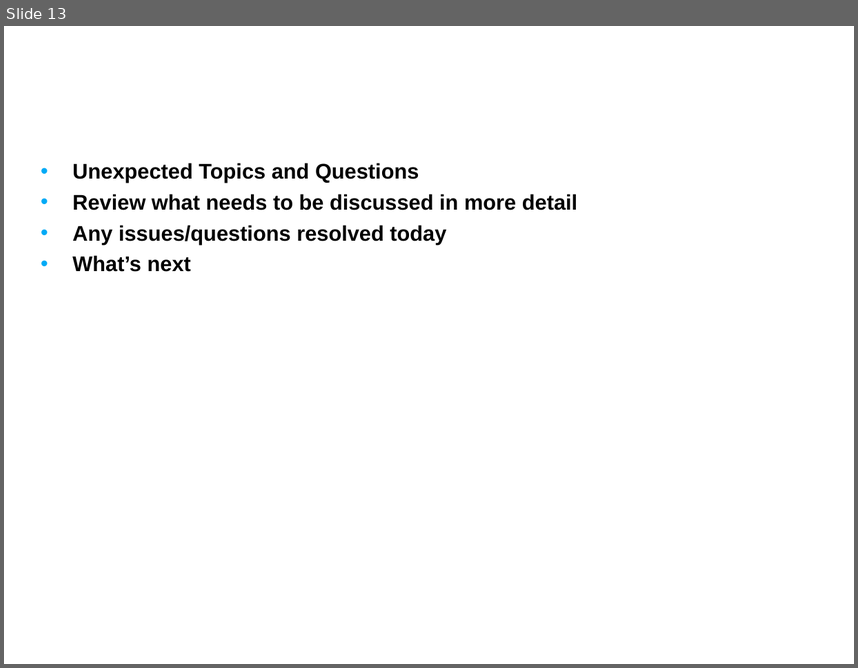
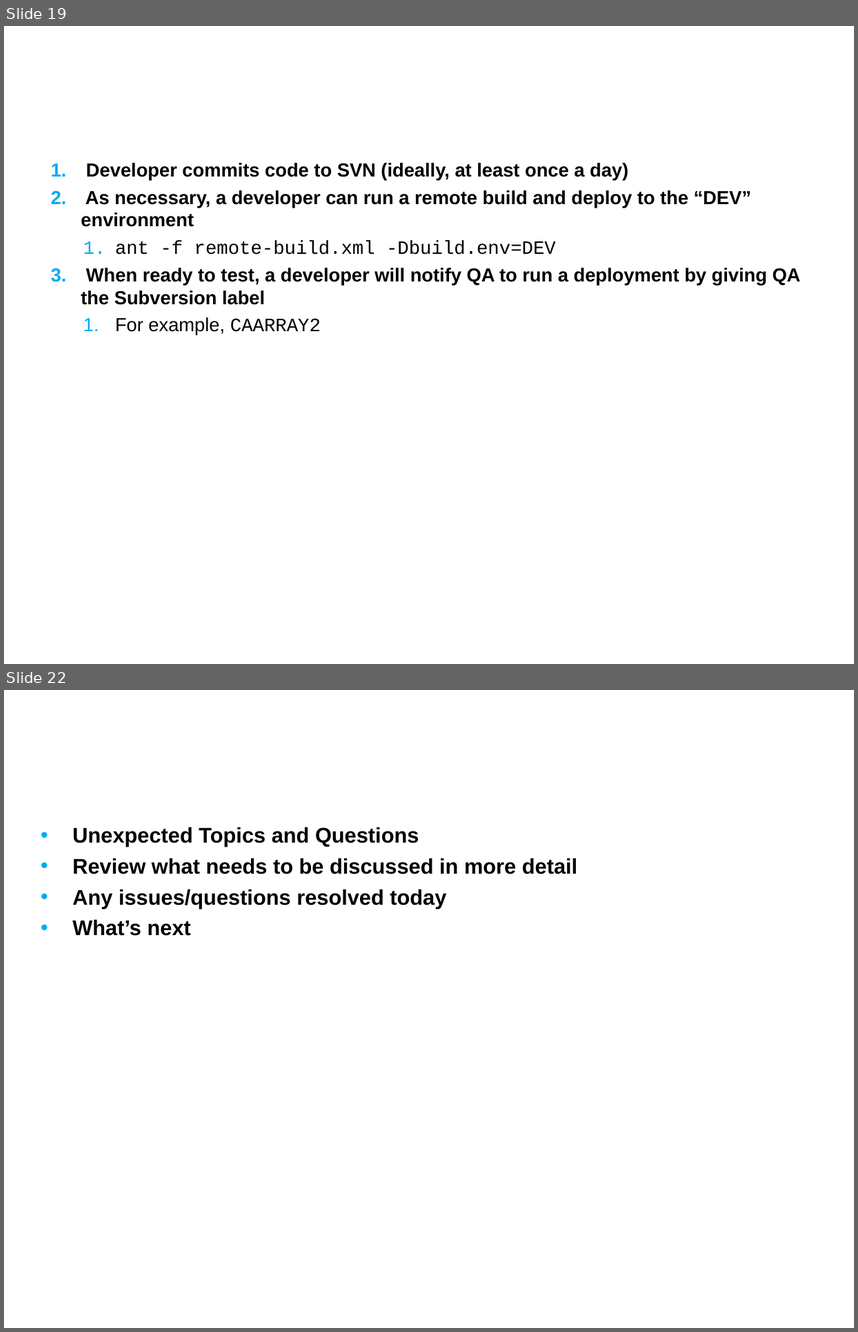
Before and after one commit to NCIP/caarray-docs, a slide deck: project_management/reports/development_to_qa_handoff.ppt. Shown one above the other, each under a label of ours: slide 13 before the commit, slides 19 and 22 after it; the slides between them are not shown. The pictures are 858x668 and 858x1332 pixels, drawn with LibreOffice and Linux fonts; fonts in the diff are those of the drawing; background and template pictures are left out. Boxes give left, top, right and bottom in pixels: in the first picture for what was removed or moved away, otherwise in the second. Text is boxed around its words. In the diff, an @@ line names an element or a change of style, - is before the commit and + after.

Commit message:
added build and deploy slides

```diff
--- a/project_management/reports/development_to_qa_handoff.ppt
+++ b/project_management/reports/development_to_qa_handoff.ppt
@@ slide 19 added at [4, 26, 854, 664], background picture (left out) @@
@@ text added at [81, 163, 801, 335], 16 pt, text #000000, bold @@
+1. Developer commits code to SVN (ideally, at least once a day)
+2. As necessary, a developer can run a remote build and deploy to the “DEV” environment
+  1. ant -f remote-build.xml -Dbuild.env=DEV
+3. When ready to test, a developer will notify QA to run a deployment by giving QA the Subversion label
+  1. For example, CAARRAY2
@@ title added at [51, 191, 67, 204], 24 pt, text #FFFFFF, bold @@
+Developer Scenario for caArray 2
@@ what was slide 13 is now slide 22 @@
```
Also in this commit, not shown: 9 other slides added, 1 slide removed.
